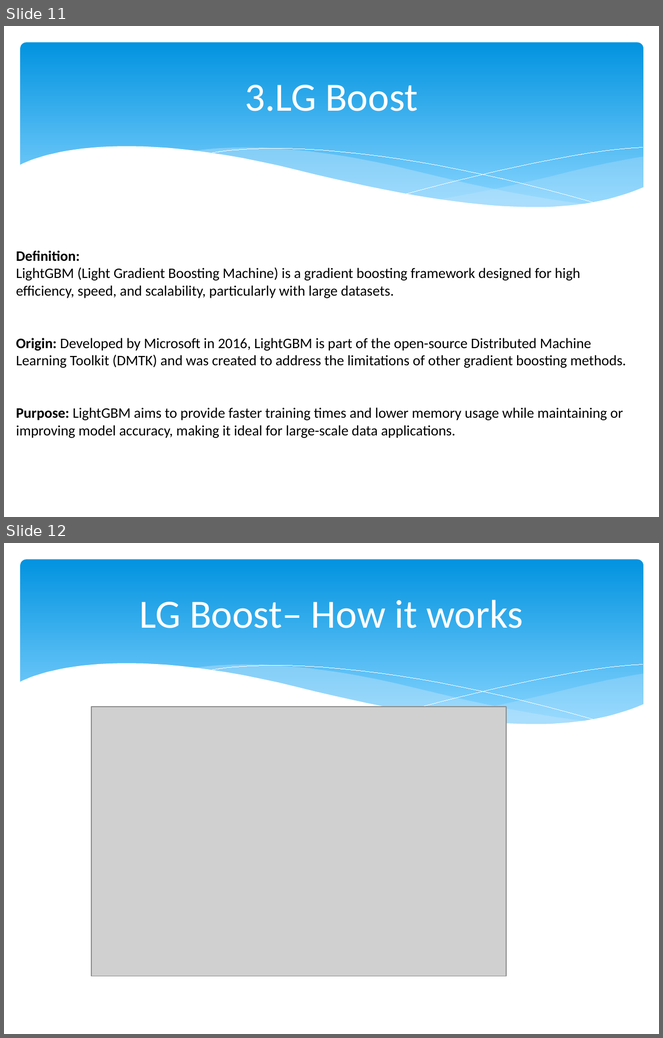
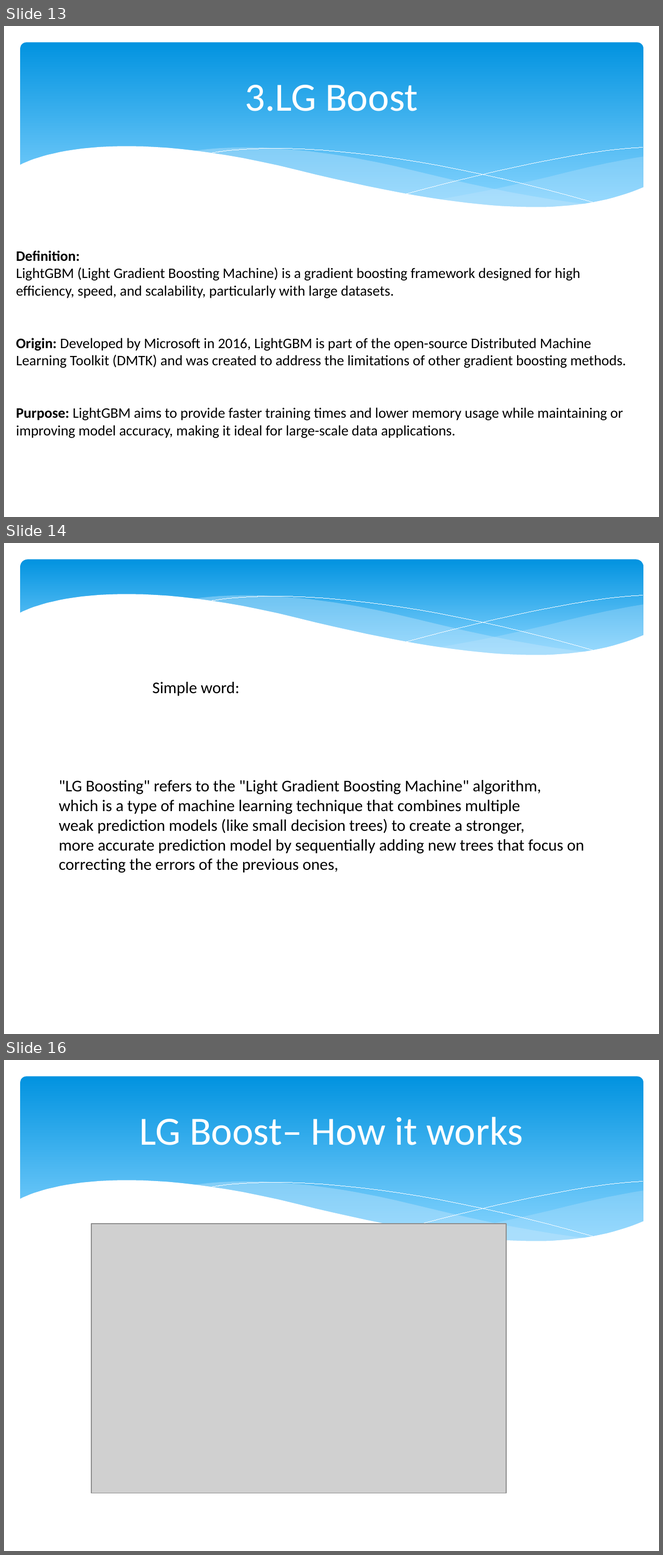
Before and after one commit to Kuppusamy104/Machine-Learning, a slide deck: 7.Boosting Algorithm/Boosting Algorithms-Ada-XG-LG.pptx. Shown one above the other, each under a label of ours: slides 11 and 12 before the commit, slides 13, 14 and 16 after it; the slides between them are not shown. The pictures are 663x1038 and 663x1555 pixels, drawn with LibreOffice and Linux fonts; fonts in the diff are those of the drawing; grey boxes stand for pictures. Boxes give left, top, right and bottom in pixels: in the first picture for what was removed or moved away, otherwise in the second. Text is boxed around its words. In the diff, an @@ line names an element or a change of style, - is before the commit and + after.

```diff
--- a/7.Boosting Algorithm/Boosting Algorithms-Ada-XG-LG.pptx
+++ b/7.Boosting Algorithm/Boosting Algorithms-Ada-XG-LG.pptx
@@ slide 14 added at <box>4,543,659,1034</box>, background #FFFFFF @@
@@ rounded rectangle added at <box>21,560,644,662</box>, fill gradient #0293E0 to #83D3FE @@
@@ group added at <box>19,594,644,689</box>: 5 freeform shapes @@
@@ text added at <box>152,682,240,696</box>, 18 pt, text #000000 @@
+Simple word:
@@ text added at <box>59,780,584,873</box>, 18 pt, text #000000 @@
+"LG Boosting" refers to the "Light Gradient Boosting Machine" algorithm,
+which is a type of machine learning technique that combines multiple
+weak prediction models (like small decision trees) to create a stronger,
+more accurate prediction model by sequentially adding new trees that focus on correcting the errors of the previous ones,
@@ what was slide 11 is now slide 13 @@
@@ what was slide 12 is now slide 16 @@
```
Also in this commit, not shown: 1 slide changed, 3 other slides added, 20 other files.
